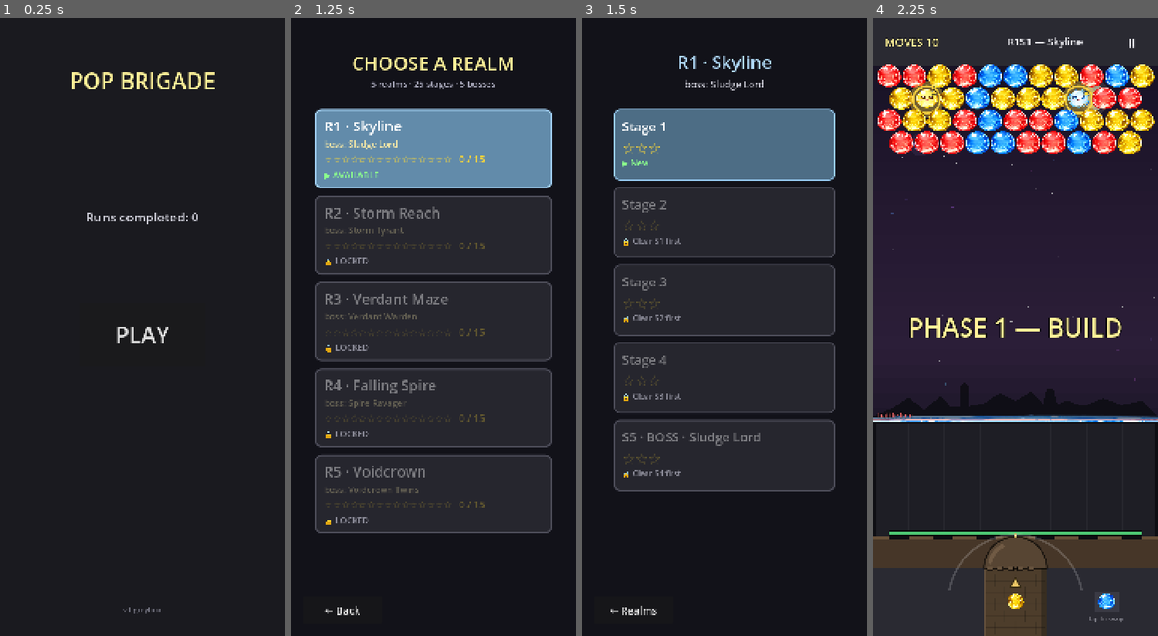
Above: before the commit, frames 1-4 (left to right).
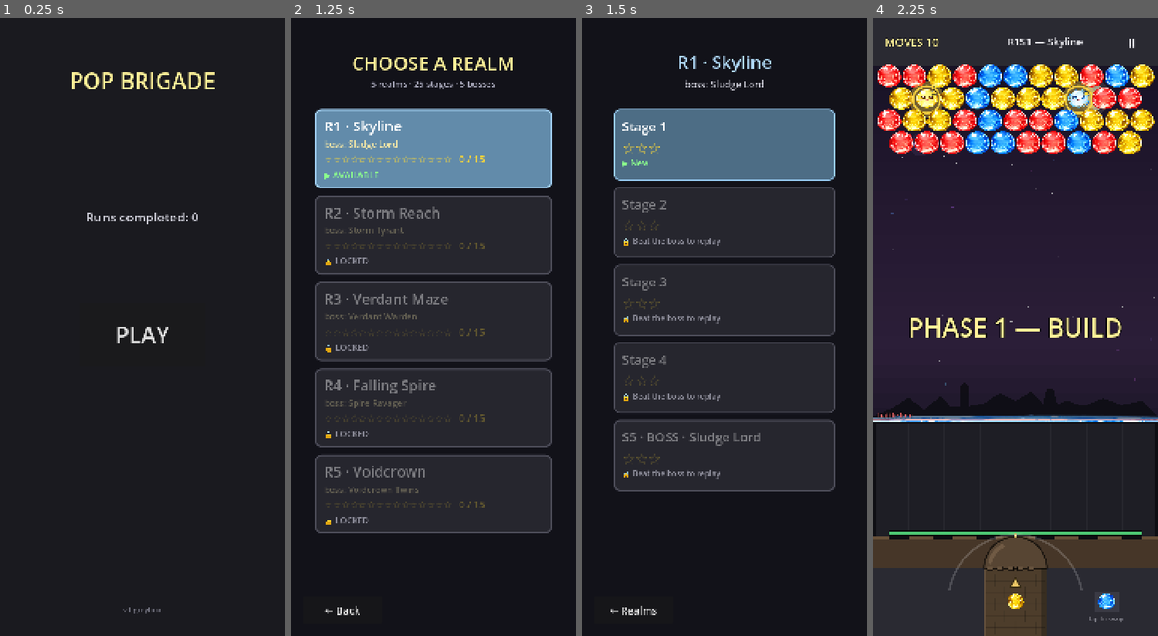
Above: after the commit, the same moments.

Repository: shikhasingh-lg/Pop-Brigade-Prototype
Game: Godot game, scene res://scenes/Main.tscn
The game is run twice, just before and just after one commit, with the same random seed, the same clock (stepped at 60 frames per second) and the same inputs.
Inputs:
- Up to frame 1 (0.25 s): no input
- Up to frame 2 (1.25 s): click "PLAY" at 0.5 s
- Up to frame 3 (1.5 s): click "R1 · Skyline" at 1.25 s
- Up to frame 4 (2.25 s): click "Stage 1" at 2 s

Frames 1-2 are identical in both runs. In frame 3, 0.7% of the frame differs, in the area x 17-49%, y 35-75%; in frame 4, nothing differs.

Commit message:
HP carries across stages within a realm; retry on stage fail
- player_hp now persists in RunState across S1→S5 of a realm and resets
  only at the start of a new realm (via begin_new_run setting
  run_player_hp = 0). MatchScene.start_stage carries the value forward
  for stages 2-5 and refills on stage 1.
- StageFail now offers RETRY STAGE alongside END RUN. Retry skips
  begin_new_run so accumulated boons and lane heroes survive; HP refills
  automatically because run_player_hp is 0 after death.
- StageSelect unlock rule tightened: until a realm's boss (S5) has been
  cleared at least once, only S1 of that realm is available. A fail
  always restarts from S1 of the realm.

Co-Authored-By: Claude Opus 4.7 (1M context) <noreply@anthropic.com>

Diff:
--- a/scenes/StageFail.tscn
+++ b/scenes/StageFail.tscn
@@ -46,10 +46,18 @@
 text = "Reached Stage 1/5"
 horizontal_alignment = 1
 
+[node name="RetryButton" type="Button" parent="Modal"]
+offset_left = 30.0
+offset_top = 320.0
+offset_right = 235.0
+offset_bottom = 420.0
+theme_override_font_sizes/font_size = 28
+text = "RETRY STAGE"
+
 [node name="EndButton" type="Button" parent="Modal"]
-offset_left = 90.0
+offset_left = 245.0
 offset_top = 320.0
-offset_right = 390.0
+offset_right = 450.0
 offset_bottom = 420.0
-theme_override_font_sizes/font_size = 32
+theme_override_font_sizes/font_size = 28
 text = "END RUN"
--- a/scripts/Main.gd
+++ b/scripts/Main.gd
@@ -85,8 +85,18 @@
 func _show_stage_fail(stage_num: int) -> void:
 	var s = STAGE_FAIL_SCENE.instantiate()
 	s.end_run_pressed.connect(_show_run_end)
+	s.retry_pressed.connect(_on_retry_pressed)
 	_swap_to(s)
 	s.setup(stage_num)
+
+func _on_retry_pressed(stage_num: int) -> void:
+	# Retry the failed stage with current boons + heroes intact.
+	# HP auto-resets in MatchScene.start_stage because run_player_hp is 0 (died).
+	# Clear the "fail" completion so the run reads as in-progress again.
+	RunState.completion = "in_progress"
+	RunState.last_fail_reason = ""
+	_match_pending_stage = stage_num
+	_show_match()
 
 func _show_run_end() -> void:
 	var s = RUN_END_SCENE.instantiate()
--- a/scripts/MatchScene.gd
+++ b/scripts/MatchScene.gd
@@ -285,8 +285,15 @@
 	stage_num = num
 	realm_num = clamp(realm, 1, RunState.REALM_COUNT)
 	RunState.realm_num = realm_num
-	player_hp = GameConfig.stage_start_hp
+	# HP carries across stages within a realm. Stage 1 = entering a new realm
+	# (or new run) → fresh HP. Stages 2-5 → carry HP from the prior stage via
+	# RunState.run_player_hp (which is reset to 0 by begin_new_run).
+	if num <= 1 or RunState.run_player_hp <= 0:
+		player_hp = GameConfig.stage_start_hp
+	else:
+		player_hp = min(RunState.run_player_hp, GameConfig.stage_start_hp)
 	_max_player_hp = GameConfig.stage_start_hp
+	RunState.run_player_hp = player_hp
 	stage_start_ms = Time.get_ticks_msec()
 	_stage_active = true
 	_total_pops = 0
@@ -1064,6 +1071,9 @@
 	# Snapshot surviving heroes so the next stage can carry them forward.
 	if lane:
 		RunState.run_heroes = lane.snapshot_heroes()
+	# Carry the player's remaining HP into the next stage (same realm).
+	# Reset back to full happens on stage 1 of the next realm via start_stage.
+	RunState.run_player_hp = player_hp
 	# Star award per §8.7. HP% + moves-unused% determine 1-3 stars.
 	var hp_pct: float = 0.0 if _max_player_hp <= 0 else float(player_hp) / float(_max_player_hp)
 	var moves_unused_pct: float = 0.0 if _start_moves <= 0 else float(_moves_remaining) / float(_start_moves)
--- a/scripts/RunState.gd
+++ b/scripts/RunState.gd
@@ -25,6 +25,10 @@
 var last_stage_reached: int = 1
 var completion: String = "in_progress"     # "win" | "fail" | "quit"
 var last_fail_reason: String = ""
+# Player base HP carried across stages within a realm. Reset to 0 on every
+# new run (i.e., between realms) — MatchScene treats 0 as "initialize from
+# GameConfig.stage_start_hp" on the next stage start.
+var run_player_hp: int = 0
 
 # Boon-derived run state — recomputed at every stage start from run_boons.
 var boon_global_dmg_mult: float = 1.0
@@ -70,6 +74,7 @@
 	last_stage_reached = 1
 	completion = "in_progress"
 	last_fail_reason = ""
+	run_player_hp = 0
 	total_bubbles_fired = 0
 	total_pops = 0
 	total_bubbles_lost = 0
@@ -181,12 +186,17 @@
 		_save()
 
 
-# A stage is unlocked if it is S1 of an unlocked realm, OR the prior stage in
-# the same realm has at least 1 star.
+# Stage unlock rule:
+#   - S1 of any unlocked realm is always available.
+#   - S2-S5 are only available for replay AFTER the realm boss (S5) has been
+#     cleared at least once. Until then, every fresh attempt at the realm must
+#     start at S1 and progress sequentially (mid-run progression is implicit
+#     via Main.gd handing the next stage straight to MatchScene — StageSelect
+#     is only re-entered after a fail/quit, so a fail always restarts at S1).
 func is_stage_unlocked(realm: int, stage: int) -> bool:
 	if not is_realm_unlocked(realm): return false
 	if stage <= 1: return true
-	return get_stars(realm, stage - 1) >= 1
+	return is_realm_completed(realm)
 
 
 # R1 always unlocked. Rn unlocked once R(n-1)S5 has at least 1 star.
--- a/scripts/StageFail.gd
+++ b/scripts/StageFail.gd
@@ -1,15 +1,22 @@
 # StageFail — screen 7 (v1-ui-flow §3.7).
-# No retry. END RUN → RunEnd.
+# Two options: RETRY STAGE re-enters the failed stage with the run's boons
+# and heroes intact (HP refills since you died). END RUN → RunEnd.
 
 extends Control
 
 signal end_run_pressed
+signal retry_pressed(stage_num: int)
+
+var _stage_num: int = 1
 
 @onready var _reached_label: Label = $Modal/Reached
 @onready var _end_button: Button = $Modal/EndButton
+@onready var _retry_button: Button = $Modal/RetryButton
 
 func _ready() -> void:
 	_end_button.pressed.connect(func(): end_run_pressed.emit())
+	_retry_button.pressed.connect(func(): retry_pressed.emit(_stage_num))
 
 func setup(stage_reached: int) -> void:
+	_stage_num = stage_reached
 	_reached_label.text = "Reached Stage %d/5" % stage_reached
--- a/scripts/StageSelect.gd
+++ b/scripts/StageSelect.gd
@@ -92,7 +92,7 @@
 	# State pill.
 	var state_lbl := Label.new()
 	if not unlocked:
-		state_lbl.text = "🔒 Clear S%d first" % max(1, stage - 1)
+		state_lbl.text = "🔒 Beat the boss to replay"
 		state_lbl.add_theme_color_override("font_color", Color(0.55, 0.55, 0.60, 1))
 	elif stars == 0:
 		state_lbl.text = "▶ New"
